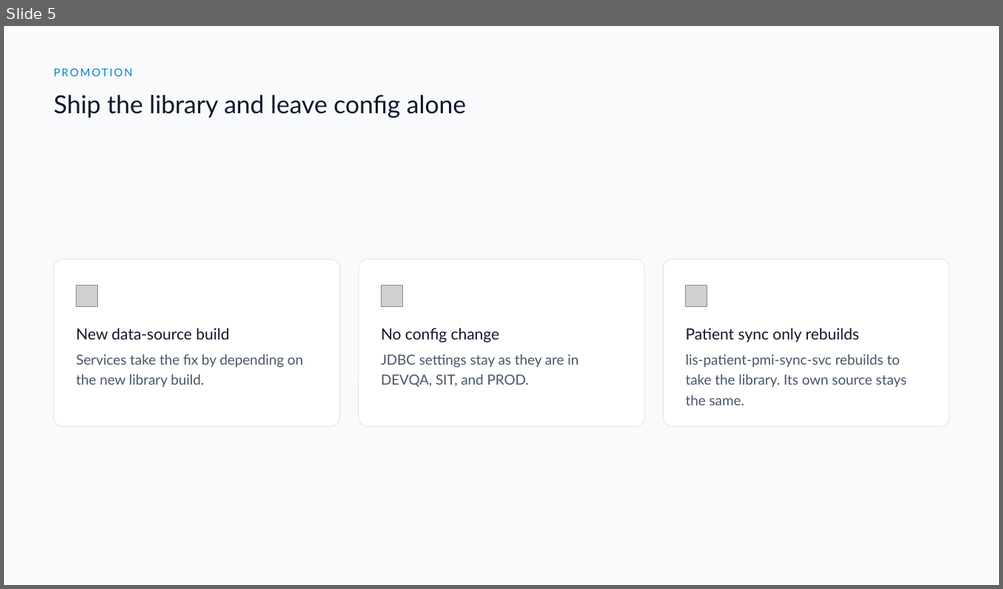
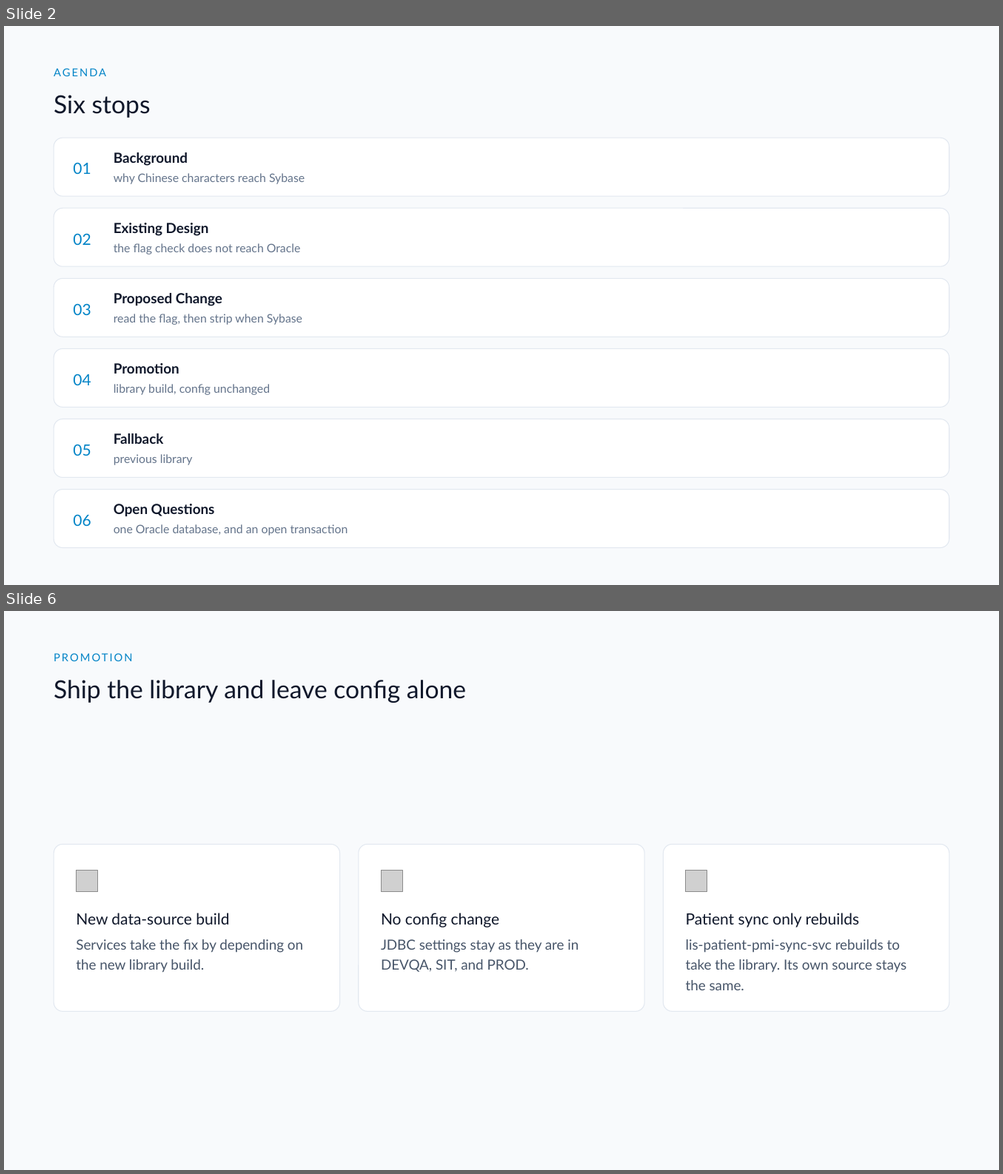
Before and after one commit to DragonChong/HA-Notes, a slide deck: SDLC/Projects/TMP-oracle-route-lookup — Oracle route lookup/assets/Oracle route lookup.pptx. Shown one above the other, each under a label of ours: slide 5 before the commit, slides 2 and 6 after it; the slides between them are not shown. The pictures are 1003x589 and 1003x1174 pixels, drawn with LibreOffice and Linux fonts; fonts in the diff are those of the drawing; grey boxes stand for pictures. Boxes give left, top, right and bottom in pixels: in the first picture for what was removed or moved away, otherwise in the second. Text is boxed around its words. In the diff, an @@ line names an element or a change of style, - is before the commit and + after.

```diff
--- a/SDLC/Projects/TMP-oracle-route-lookup — Oracle route lookup/assets/Oracle route lookup.pptx
+++ b/SDLC/Projects/TMP-oracle-route-lookup — Oracle route lookup/assets/Oracle route lookup.pptx
@@ slide 2 added at (4,26,999,585), background #F8FAFC @@
@@ text added at (54,68,106,76), 10.5 pt, text #0284C7 @@
+AGENDA
@@ text added at (54,95,151,118), 24 pt, text #0F172A @@
+Six stops
@@ rounded rectangle added at (54,138,949,196), fill #FFFFFF, outline #E2E8F0 0.75 pt @@
@@ text added at (114,153,188,166), 13.5 pt, text #0F172A, bold @@
+Background
@@ text added at (73,162,91,174), 15 pt, text #0284C7 @@
+01
@@ text added at (114,173,304,184), 11.2 pt, text #64748B @@
+why Chinese characters reach Sybase
@@ rounded rectangle added at (54,208,949,266), fill #FFFFFF, outline #E2E8F0 0.75 pt @@
@@ text added at (114,223,209,236), 13.5 pt, text #0F172A, bold @@
+Existing Design
@@ text added at (73,233,91,245), 15 pt, text #0284C7 @@
+02
@@ text added at (114,244,301,255), 11.2 pt, text #64748B @@
+the flag check does not reach Oracle
@@ rounded rectangle added at (54,279,949,337), fill #FFFFFF, outline #E2E8F0 0.75 pt @@
@@ text added at (73,304,91,315), 15 pt, text #0284C7 @@
+03
@@ text added at (114,293,222,306), 13.5 pt, text #0F172A, bold @@
+Proposed Change
@@ text added at (114,314,302,325), 11.2 pt, text #64748B @@
+read the flag, then strip when Sybase
@@ rounded rectangle added at (54,349,949,407), fill #FFFFFF, outline #E2E8F0 0.75 pt @@
@@ text added at (73,374,91,386), 15 pt, text #0284C7 @@
+04
@@ text added at (114,363,179,374), 13.5 pt, text #0F172A, bold @@
+Promotion
@@ text added at (114,384,270,395), 11.2 pt, text #64748B @@
+library build, config unchanged
@@ rounded rectangle added at (54,419,949,477), fill #FFFFFF, outline #E2E8F0 0.75 pt @@
@@ text added at (73,444,91,456), 15 pt, text #0284C7 @@
+05
@@ text added at (114,434,164,444), 13.5 pt, text #0F172A, bold @@
+Fallback
@@ text added at (114,454,193,466), 11.2 pt, text #64748B @@
+previous library
@@ rounded rectangle added at (54,490,949,548), fill #FFFFFF, outline #E2E8F0 0.75 pt @@
@@ text added at (114,504,215,517), 13.5 pt, text #0F172A, bold @@
+Open Questions
@@ text added at (73,514,91,526), 15 pt, text #0284C7 @@
+06
@@ text added at (114,525,348,536), 11.2 pt, text #64748B @@
+one Oracle database, and an open transaction
@@ what was slide 5 is now slide 6 @@
```
Also in this commit, not shown: 5 slides changed, 2 other slides added, 2 slides removed, 3 other files.
